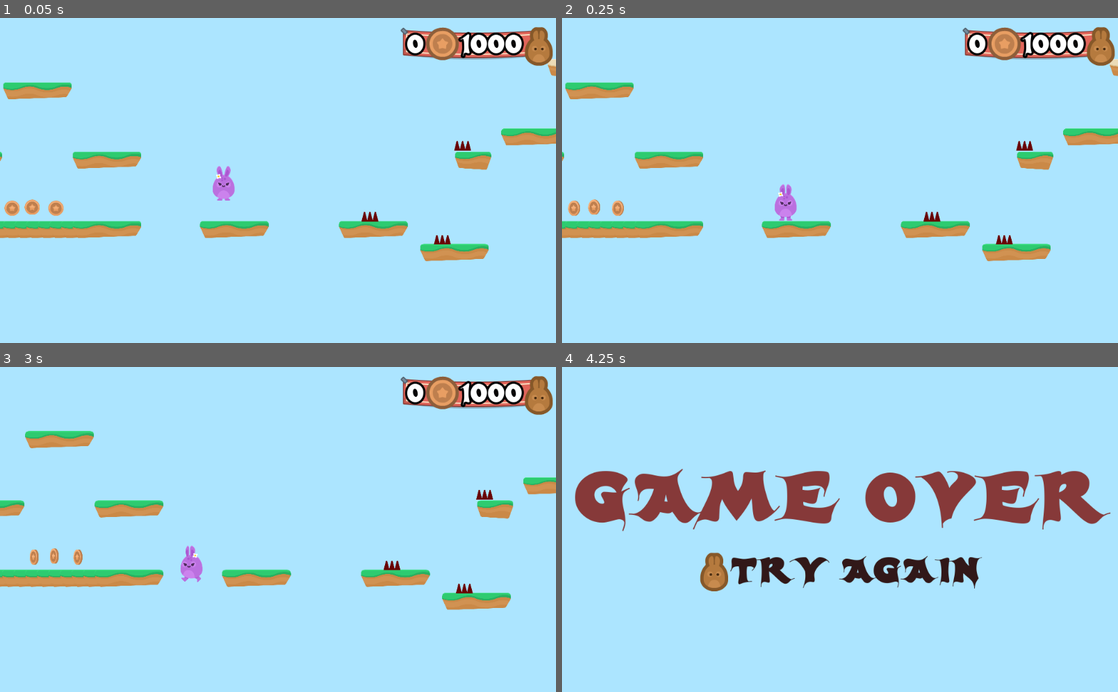
Above: before the commit, frames 1-4 (two rows, left to right).
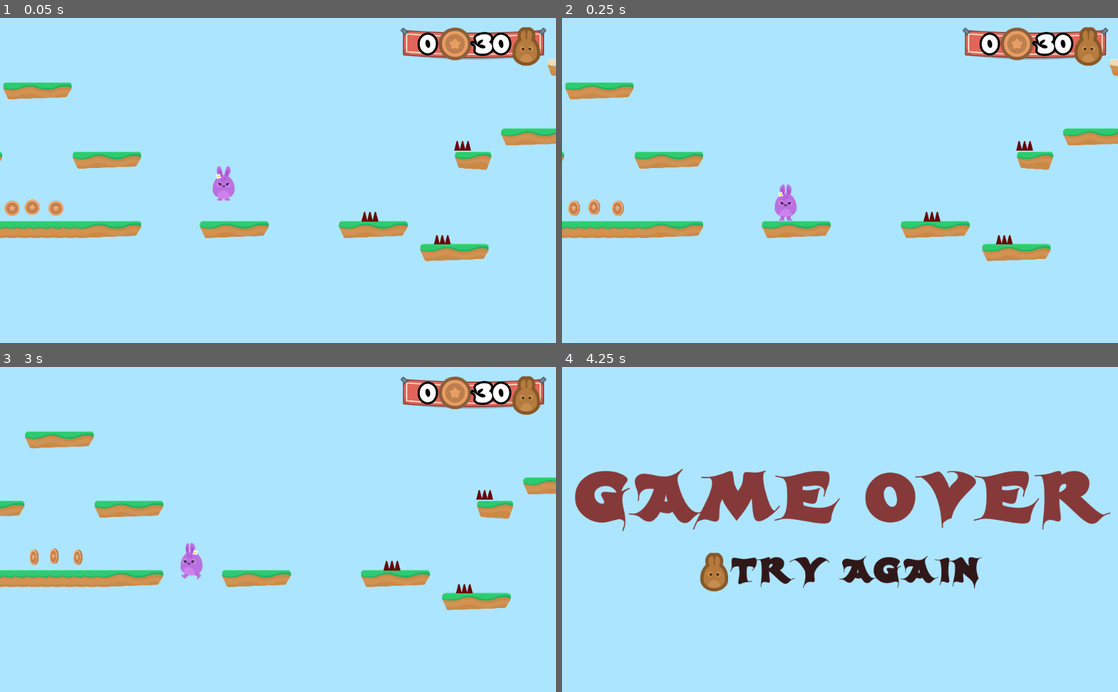
Above: after the commit, the same moments.

Repository: rulz-coder/HoopyDays
Game: Godot game, scene res://Levels/level1.tscn
The game is run twice, just before and just after one commit, with the same random seed, the same clock (stepped at 60 frames per second) and the same inputs.
Inputs (mouse positions are in pixels of both pictures, inside the frame that each line leads up to):
- Up to frame 1 (0.05 s): no input
- Up to frame 2 (0.25 s): no input
- Up to frame 3 (3 s): hold D (right) 0.53-2 s; tap W (jump) at 0.77, 1.52 s; click (150, 575) at 2 s; hold A (left) from 2.78 s (still down)
- Up to frame 4 (4.25 s): release A (left) at 3.53 s; hold D (right) from 3.53 s (still down); tap W (jump) at 3.77 s

The runs differ from the first frame. In frame 1, 1.9% of the frame differs, in the area x 72-100%, y 2-15%; in frame 2, 1.9%; in frame 3, 2.7%, in the area x 0-100%, y 2-75%; in frame 4, nothing differs.
Error after the commit: Parse Error: The identifier "taken" isn't declared in the current scope. (res://Items/Coin.gd:5)

Commit message:
bugs fixed
coin bug fixed

Diff:
--- a/GUI/GUI.gd
+++ b/GUI/GUI.gd
@@ -4,9 +4,6 @@
 	$Control/TextureRect/HBoxContainer/LifeCount.text = "3"
 
 
-func update_lives(lives_left):
+func update_GUI(lives_left, coins):
   $Control/TextureRect/HBoxContainer/LifeCount.text = str(lives_left)
-
-
-func update_coins(coins):
   $Control/TextureRect/HBoxContainer/CoinCount.text = str(coins)
--- a/Items/Coin.gd
+++ b/Items/Coin.gd
@@ -2,9 +2,11 @@
 
 
 func _on_Area2D_body_entered(body: Node) -> void:
-	$AnimationPlayer.play("die")
-	$AudioStreamPlayer.play()
-	get_tree().call_group("Gamestate", "coin_up")
+	if not taken:
+		taken = true
+		$AnimationPlayer.play("die")
+		$AudioStreamPlayer.play()
+		get_tree().call_group("Gamestate", "coin_up")
 
 func die():
 	queue_free()
--- a/Levels/GameState.gd
+++ b/Levels/GameState.gd
@@ -1,9 +1,9 @@
 extends Node2D
 
 
-var lives = 1000
+var lives = 30
 var coins = 0
-
+var target_number_of_coins = 10
 func _ready():
   add_to_group("Gamestate")
   update_GUI()
@@ -17,11 +17,20 @@
 
 
 func update_GUI():
-  get_tree().call_group("GUI", "update_lives", lives)
+  get_tree().call_group("GUI", "update_GUI", lives, coins)
+
 
 func coin_up():
   coins += 1
-  get_tree().call_group("GUI", "update_coins", coins)
+  update_GUI()
+  var multiple_of_coins = (coins % target_number_of_coins) == 0
+  if multiple_of_coins:
+    life_up()
+
+
+func life_up():
+  lives += 1
+  update_GUI()
 
 
 func end_game():
--- a/Player/Player.gd
+++ b/Player/Player.gd
@@ -24,7 +24,7 @@
 func apply_gravity():
 	if motion.y > WORLD_LIMIT:
 		get_tree().call_group("Gamestate", "end_game")
-	if is_on_floor():
+	if is_on_floor() and motion.y > 0:
 		motion.y = 0
 	elif is_on_ceiling():
 		motion.y = 0
@@ -64,7 +64,7 @@
 func hurt():
 	motion.y -= 1
 	yield(get_tree(), "idle_frame")
-	motion.y -= JUMP_SPEED
+	motion.y = -JUMP_SPEED
 	$painSFX.play()
 	# if lives < 0:
 	# 	end_game()
